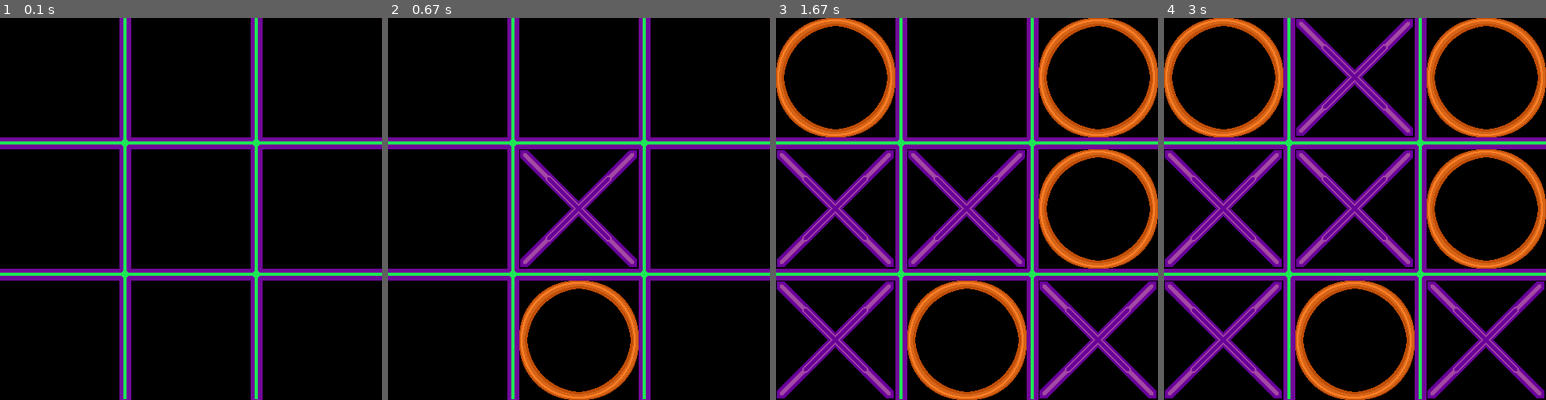
Above: before the commit, frames 1-4 (left to right).
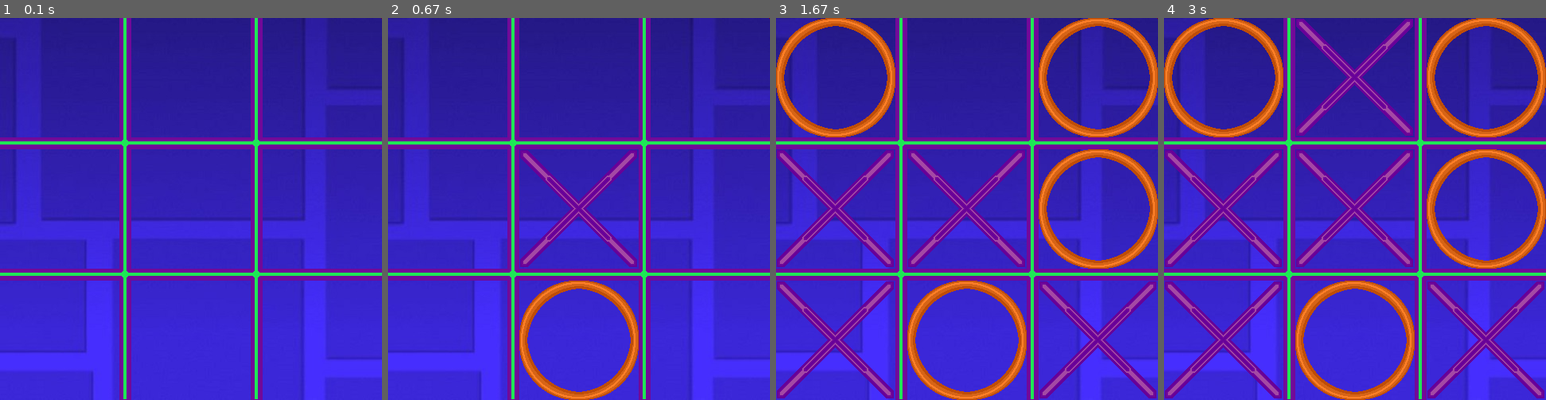
Above: after the commit, the same moments.

Repository: upcaSSSt/X-O
Game: pygame game, started from main.py
The game is run twice, just before and just after one commit, with the same random seed, the same clock (stepped at 60 frames per second) and the same inputs.
Inputs (mouse positions are in pixels of both pictures, inside the frame that each line leads up to):
- Up to frame 1 (0.1 s): no input
- Up to frame 2 (0.67 s): click (579, 209) at 0.38 s
- Up to frame 3 (1.67 s): click (875, 212) at 0.72 s; click (848, 296) at 1.05 s; click (1104, 342) at 1.38 s
- Up to frame 4 (3 s): click (1362, 79) at 1.72 s

The runs differ from the first frame. In frame 1, 88% of the frame differs, in the area x 0-100%, y 0-100%; in frame 2, 83%; in frame 3, 69%; in frame 4, 67%.

Commit message:
Add player
Добавлен абстрактный класс Player.

Diff:
--- a/src/ai.py
+++ b/src/ai.py
@@ -1,8 +1,15 @@
 from random import randrange
 
+from src.player import Player
+from src.figure import Figure
 
-class AI:
+
+class AI(Player):
     """Класс для создания искусственного игрока и реализации логики его ходов."""
+
+    def __init__(self, figure: Figure):
+        """"""
+        super(AI, self).__init__("Sanakan", figure)
 
     def move(self, n_free_cells: int) -> int:
         """Возвращает случайный индекс клетки, в которую сделан ход.
--- a/src/const/path.py
+++ b/src/const/path.py
@@ -1,3 +1,3 @@
 CROSS = "src/img/cross.png"
-NOUGHT = "src/img/nought.png"
+ZERO = "src/img/zero.png"
 GRID = "src/img/grid.png"
--- /dev/null
+++ b/src/figure.py
@@ -0,0 +1,15 @@
+import pygame as pg
+
+
+class Figure:
+    """Класс для создания фигуры."""
+
+    def __init__(self, image_path: str):
+        """Создаёт поверхность, на которую рисуется фигура.
+        sprite_path: путь к изображению фигуры
+        """
+        self.__surface = pg.image.load(image_path).convert_alpha()
+
+    @property
+    def get_surface(self) -> pg.Surface:
+        return self.__surface
--- a/src/human.py
+++ b/src/human.py
@@ -1 +1,10 @@
-"""Модуль для класса игрока-человека, возможно не понадобится."""
+from src.player import Player
+from src.figure import Figure
+
+
+class Human(Player):
+    """"""
+
+    def __init__(self, name: str, figure: Figure):
+        """"""
+        super(Human, self).__init__(name, figure)
--- a/src/player.py
+++ b/src/player.py
@@ -1 +1,15 @@
-"""Модуль для абстрактного класса классов Human(ещё не создан) и AI, возможно не понадобится."""
+from abc import ABC, abstractmethod
+
+from src.figure import Figure
+
+
+class Player(ABC):
+    """"""
+
+    def __init__(self, name: str, figure: Figure):
+        """"""
+        self._name = name
+        self._figure = figure
+
+    def victory(self):  # ////
+        print(f"Победил {self._name}")
--- a/src/xo.py
+++ b/src/xo.py
@@ -6,6 +6,7 @@
 from src.const import path
 from src.ai import AI
 from src.field import Field
+from src.figure import Figure
 
 
 class XO:
@@ -17,10 +18,14 @@
 
         self.__screen = pg.display.set_mode((settings.SCREEN_SIZE, settings.SCREEN_SIZE))
 
-        self.__ai = AI()
+        self.__cross = Figure(path.CROSS)
+        self.__zero = Figure(path.ZERO)
+
+        self.__ai = AI(self.__zero)
         self.__field = Field()
 
         pg.display.set_caption(settings.CAPTION)
+        self.__screen.blit(pg.image.load("src/img/dash.png").convert_alpha(), (0, 0))  # ////
 
     def run(self):
         """Запуск основного цикла игры."""
@@ -36,7 +41,7 @@
             if e.type == pg.MOUSEBUTTONDOWN:
                 if self.__field.click_move_handler(pg.mouse.get_pos(), path.CROSS):
                     if self.__field.get_n_free_cells > 0:  # убрать////
-                        self.__field.index_move_handler(self.__ai.move(self.__field.get_n_free_cells), path.NOUGHT)
+                        self.__field.index_move_handler(self.__ai.move(self.__field.get_n_free_cells), path.ZERO)
 
     def __update_screen(self):
         """Обновляет изображения на экране и отображает новый экран."""
Binary file added: src/img/dash.png
Renamed: src/img/temp_nought.bmp -> src/img/temp_zero.bmp
Renamed: src/img/nought.png -> src/img/zero.png
